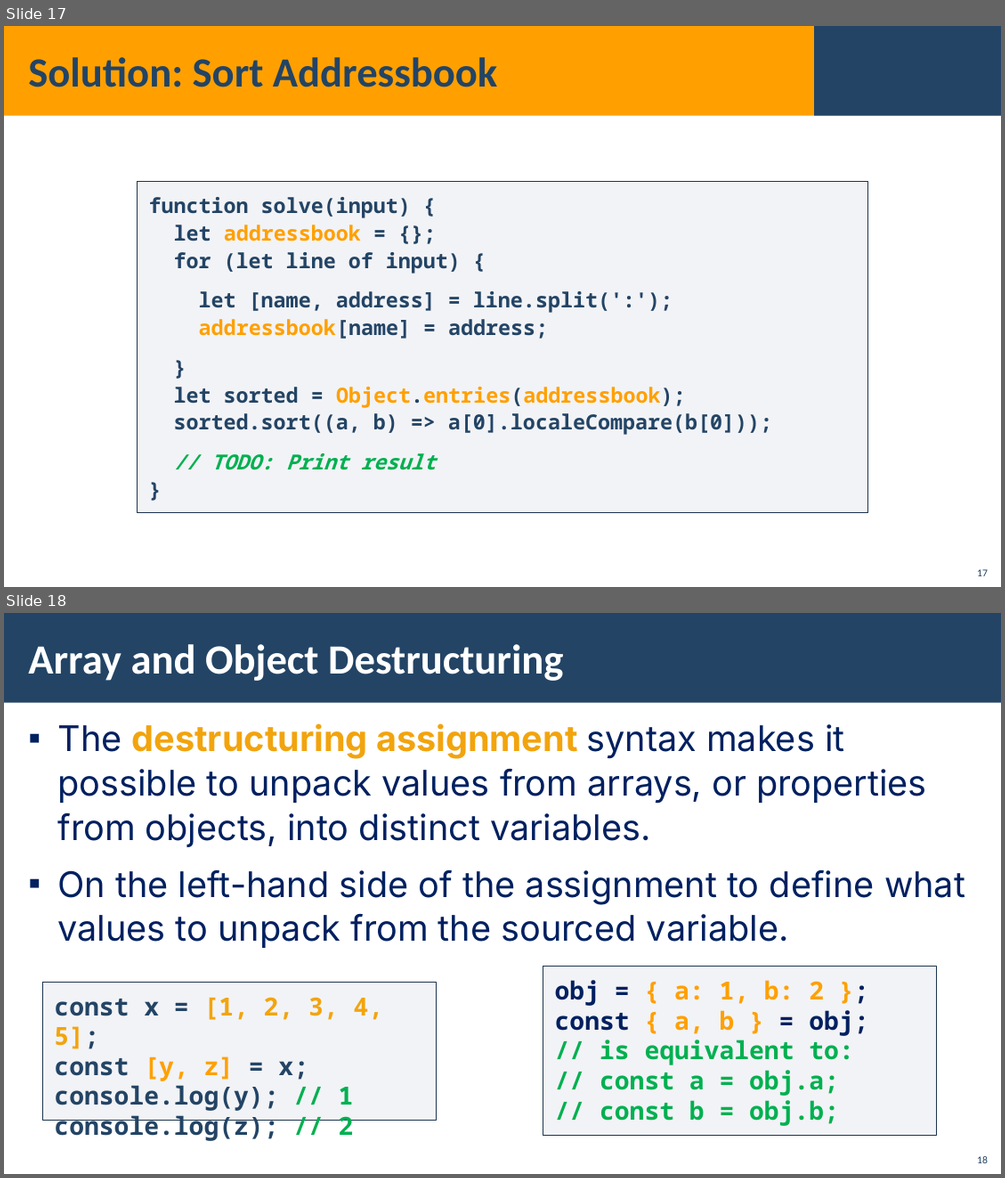
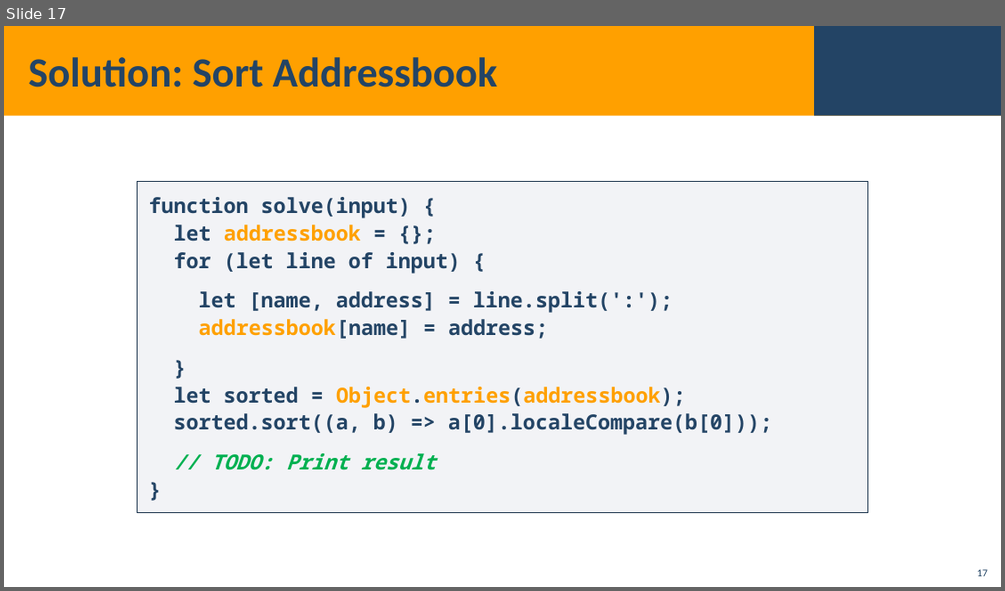
Before and after one commit to YordanovPetar/SoftUni, a slide deck: JavaScriptFundamentals/07_AssociativeArrays/07_1_AssociativeArraysLab/08. JS-Fundamentals-Associative-Arrays.pptx. Shown one above the other, each under a label of ours: slides 17 and 18 before the commit, slide 17 after it. The pictures are 1005x1178 and 1005x591 pixels, drawn with LibreOffice and Linux fonts; fonts in the diff are those of the drawing; background and template pictures are left out. Boxes give left, top, right and bottom in pixels: in the first picture for what was removed or moved away, otherwise in the second. Text is boxed around its words. In the diff, an @@ line names an element or a change of style, - is before the commit and + after.

```diff
--- a/JavaScriptFundamentals/07_AssociativeArrays/07_1_AssociativeArraysLab/08. JS-Fundamentals-Associative-Arrays.pptx
+++ b/JavaScriptFundamentals/07_AssociativeArrays/07_1_AssociativeArraysLab/08. JS-Fundamentals-Associative-Arrays.pptx
@@ slide 18 removed at (4, 613, 1001, 1174), background picture (left out) @@
@@ rectangle removed at (4, 613, 1001, 703) @@
@@ title removed at (28, 644, 563, 681) @@
-Array and Object Destructuring
@@ text removed at (58, 723, 965, 948) @@
-▪ The destructuring assignment syntax makes it possible to unpack values from arrays, or properties from objects, into distinct variables.
-▪ Оn the left-hand side of the assignment to define what values to unpack from the sourced variable.
@@ rectangle removed at (43, 981, 437, 1120) @@
-const x = [1, 2, 3, 4, 5];
-const [y, z] = x;
-console.log(y); // 1
-console.log(z); // 2
@@ rectangle removed at (543, 966, 938, 1135) @@
-obj = { a: 1, b: 2 };
-const { a, b } = obj;
-// is equivalent to:
-// const a = obj.a;
-// const b = obj.b;
@@ page number removed at (977, 1156, 987, 1163) @@
-18
```
Also in this commit, not shown: 2 slides changed, 11 slides added, 8 other files.
